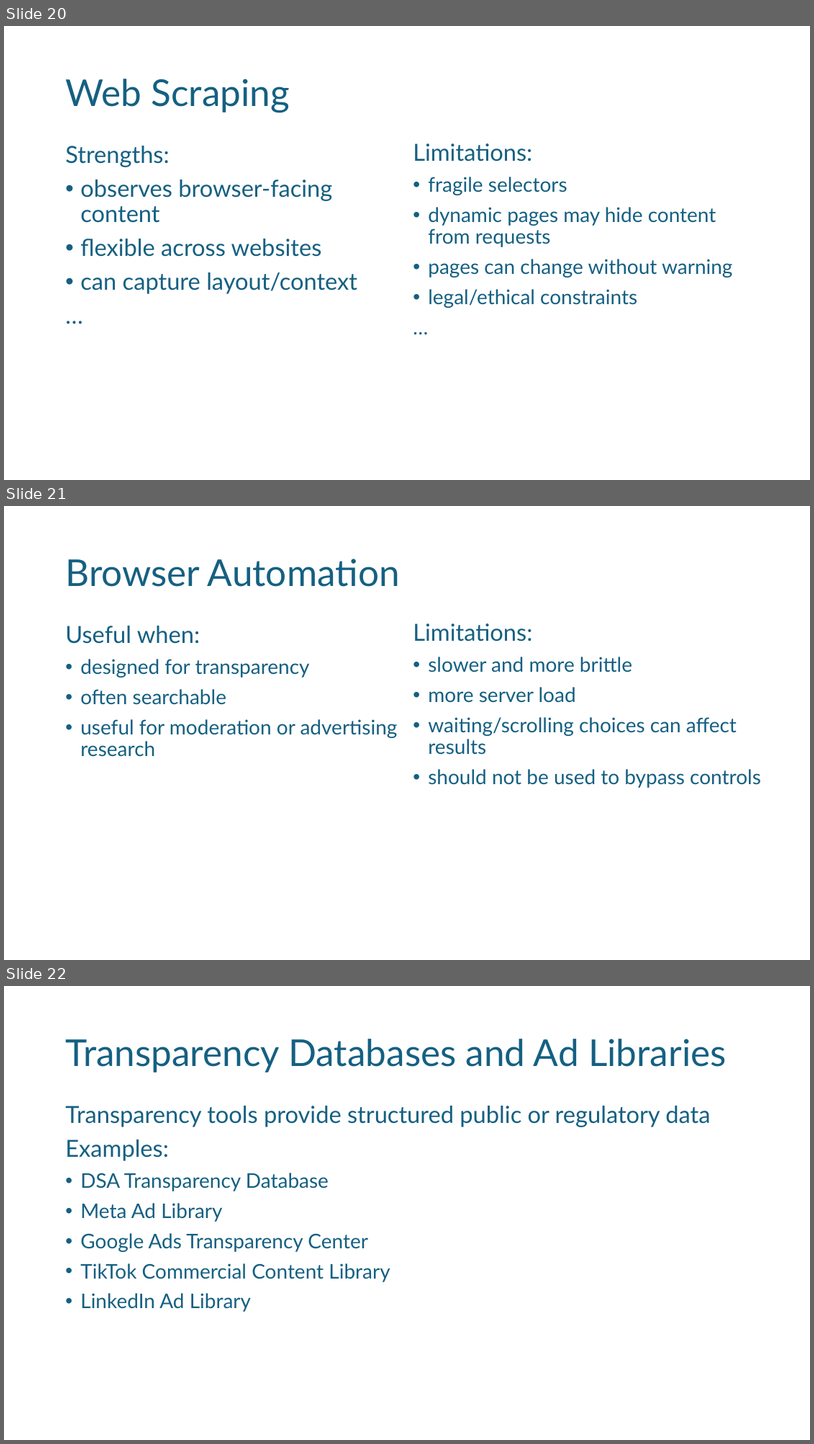
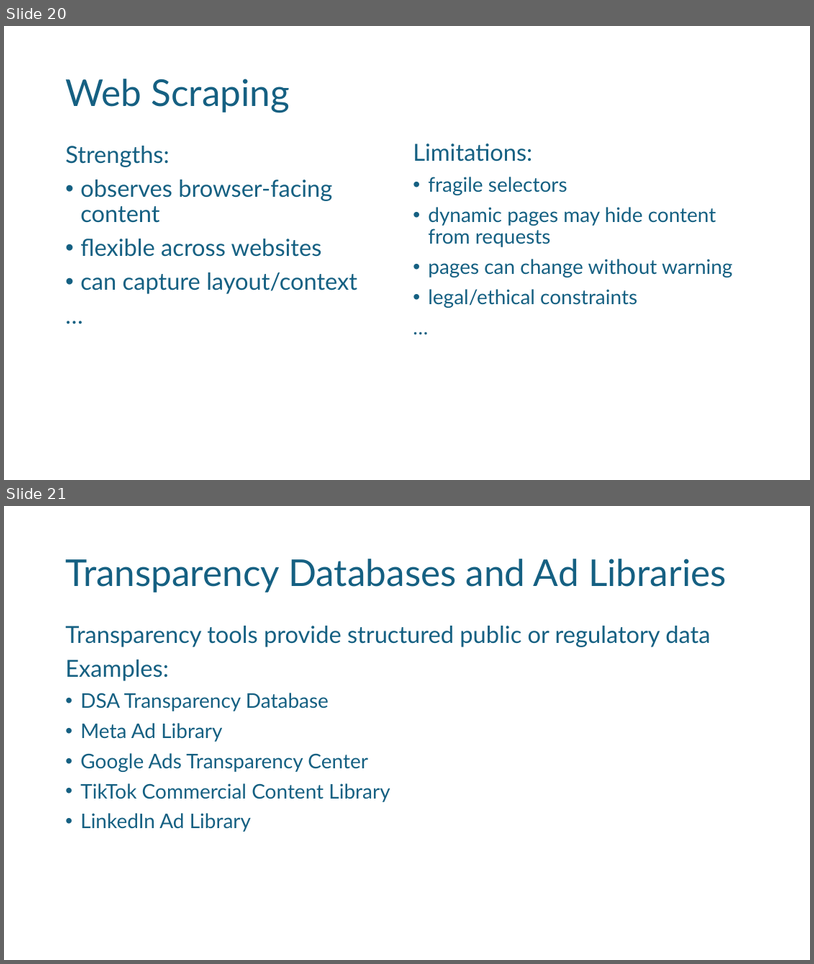
Before and after one commit to noellelebe/methodsNET_vlop-course-materials, a slide deck: slides/day1_intro.pptx. Shown one above the other, each under a label of ours: slides 20, 21 and 22 before the commit, slides 20 and 21 after it. The pictures are 814x1444 and 814x964 pixels, drawn with LibreOffice and Linux fonts; fonts in the diff are those of the drawing; background and template pictures are left out. Boxes give left, top, right and bottom in pixels: in the first picture for what was removed or moved away, otherwise in the second. Text is boxed around its words. In the diff, an @@ line names an element or a change of style, - is before the commit and + after.

```diff
--- a/slides/day1_intro.pptx
+++ b/slides/day1_intro.pptx
@@ slide 21 removed at <box>4,506,810,960</box>, background #FFFFFF @@
@@ title removed at <box>65,559,400,587</box> @@
-Browser Automation
@@ text removed at <box>65,626,398,757</box> @@
-Useful when:
-• designed for transparency
-• often searchable
-• useful for moderation or advertising research
@@ text removed at <box>413,623,761,788</box> @@
-Limitations:
-• slower and more brittle
-• more server load
-• waiting/scrolling choices can affect results
-• should not be used to bypass controls
@@ what was slide 22 is now slide 21 @@
```
Also in this commit, not shown: 3 other slides removed.
